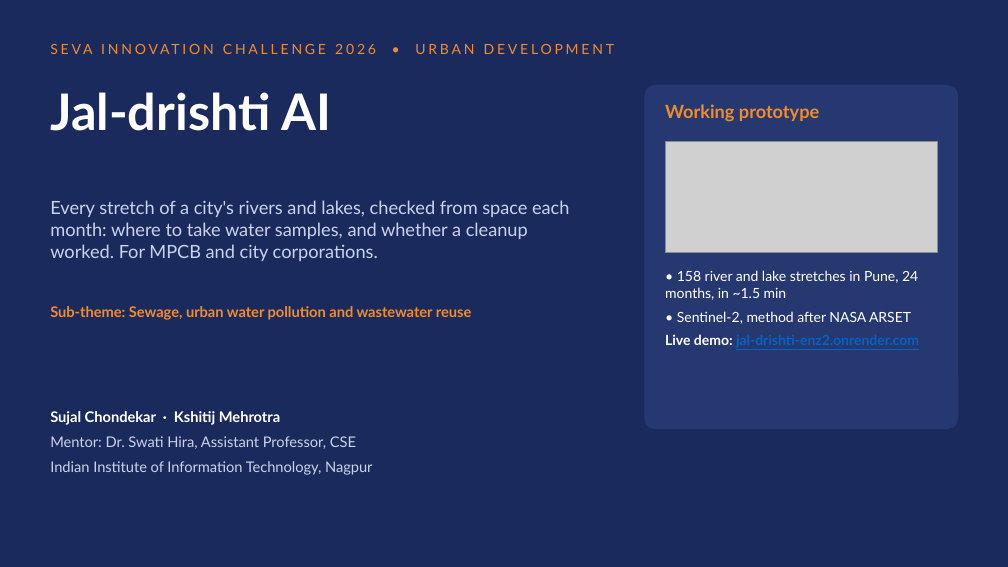
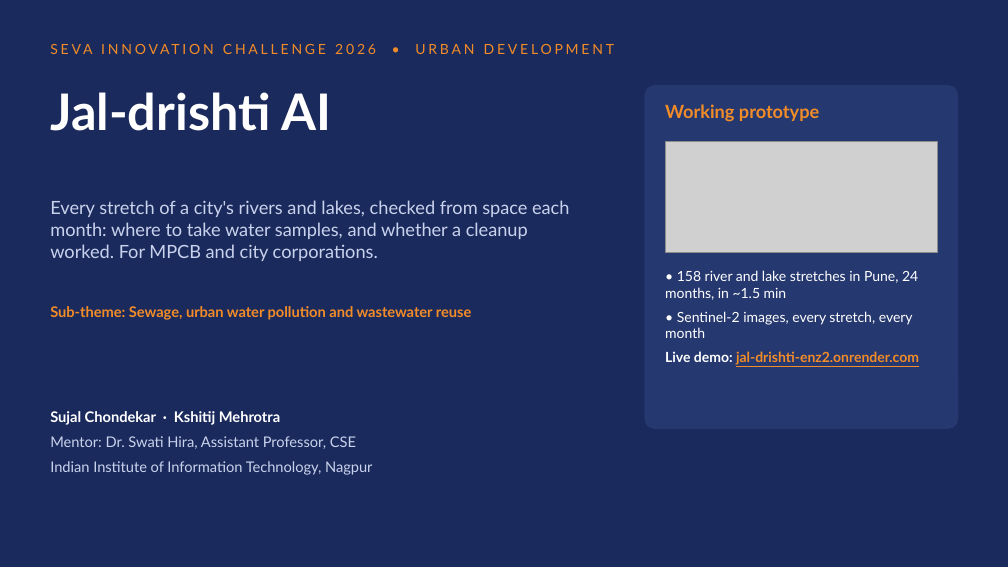
Before and after one commit to sujalappa/jal-drishti, a slide deck: slide 1 of presentation/Jal-drishti_AI_Seva_2026.pptx. Drawn at 1008x567 pixels with LibreOffice and Linux fonts; fonts in the diff are those of the drawing; grey boxes stand for pictures. Boxes give left, top, right and bottom in pixels: in the first picture for what was removed or moved away, otherwise in the second. Text is boxed around its words. In the diff, an @@ line names an element or a change of style, - is before the commit and + after.

```diff
--- a/presentation/Jal-drishti_AI_Seva_2026.pptx
+++ b/presentation/Jal-drishti_AI_Seva_2026.pptx
@@ text at [665,311,913,338]: text changed @@
-• Sentinel-2, method after NASA ARSET
+• Sentinel-2 images, every stretch, every month
@@ text at [665,351,919,365]: text colour #0563C1 to #F28C28 in "jal-drishti-enz2.onrender.com" @@
```
Also in this commit, not shown: 2 other slides changed, 2 other files.
